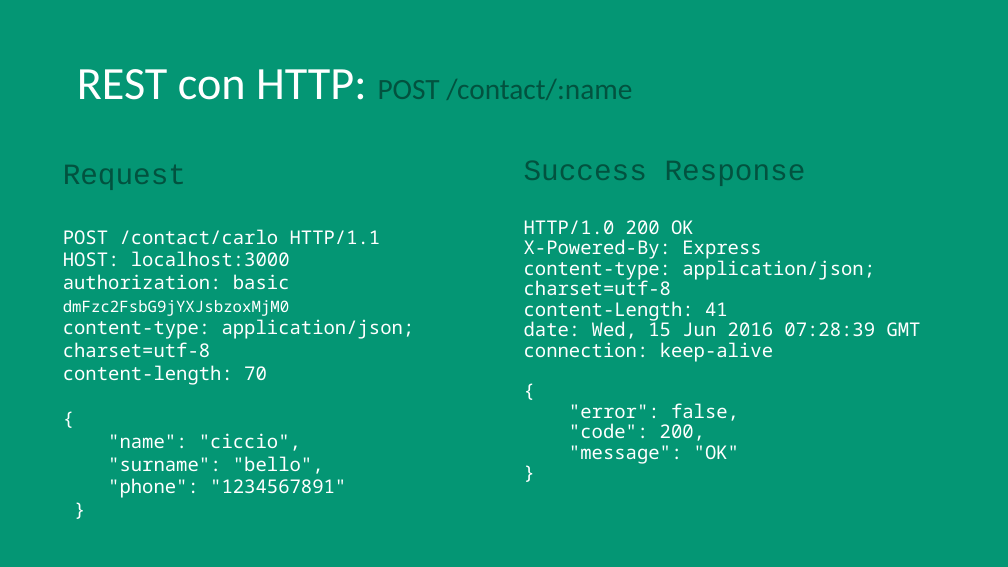
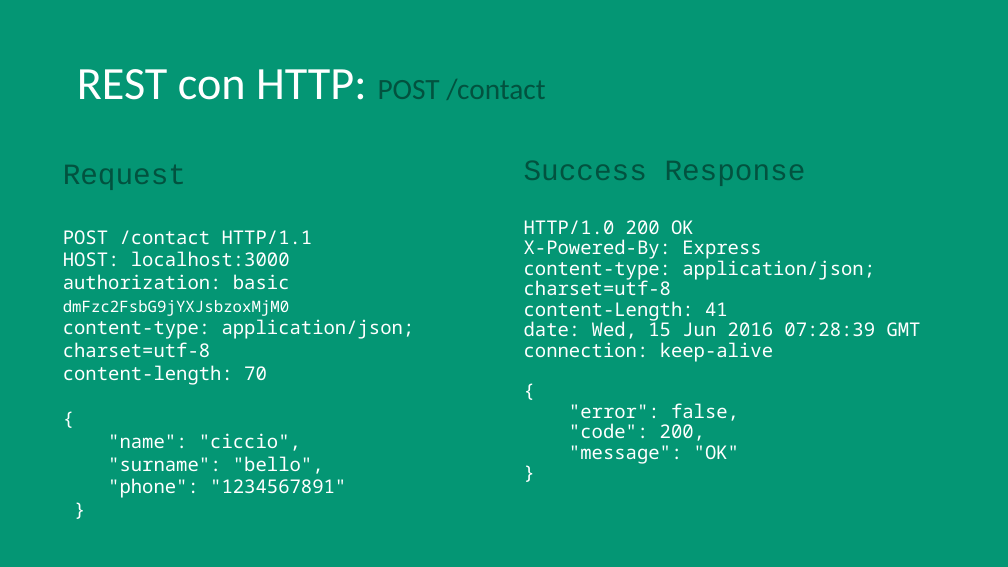
Before and after one commit to vassallocarlo/Tesi-RESTful, a slide deck: slide 11 of REST.pptx. Drawn at 1008x567 pixels with LibreOffice and Linux fonts; fonts in the diff are those of the drawing. Boxes give left, top, right and bottom in pixels: in the first picture for what was removed or moved away, otherwise in the second. Text is boxed around its words. In the diff, an @@ line names an element or a change of style, - is before the commit and + after.

Commit message:
final update

```diff
--- a/REST.pptx
+++ b/REST.pptx
@@ title at (x1=77, y1=69, x2=545, y2=100): text changed; size 28 to 44 pt; text colour #02523F to #FFFFFF @@
-REST con HTTP: POST /contact/:name
+REST con HTTP: POST /contact
@@ text at (x1=63, y1=230, x2=313, y2=245): text changed @@
-POST /contact/carlo HTTP/1.1
+POST /contact HTTP/1.1
```
